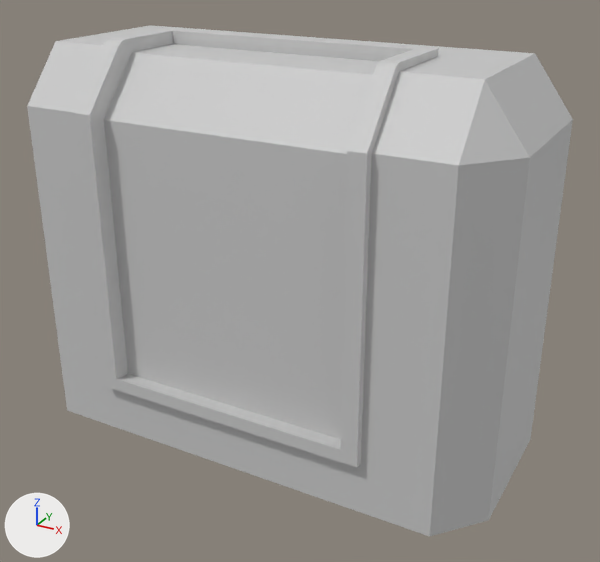
The FBX model MonKi/Assets/Models/Scenery/Others/Servidor.fbx: old version first, new version second.
Both versions are drawn from a 50 mm camera at (16.07, -3.38, 2.58) aimed at (14.21, 0.0, 0.9). Arrows for +X, +Y and +Z are at lower left; the lights stay in place. Where no turn or scale is listed for an object, it has been applied to the vertices.

In view in the first picture: 'Servidor'.
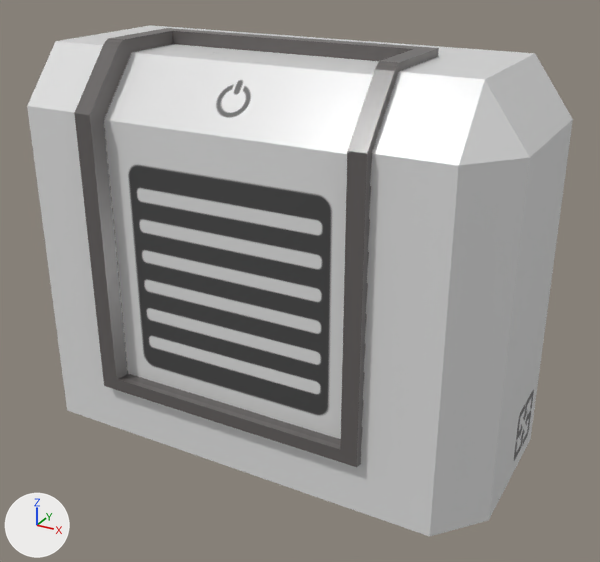
The newer file is also turned or shifted as a whole; pictures and numbers use the older file's frame.

Boxes (x1, y1, x2, y2) around the edits, measured in the pictures (600 x 562 px):
'Servidor', recoloured: (27, 25, 573, 536) in both

What changed in the scene script:
```text
Add img_servidor_defaultmaterial_roughness_png:
    img_servidor_defaultmaterial_roughness_png = load_image('Servidor_DefaultMaterial_Roughness.png', '../Texturas/Servidor_DefaultMaterial_Roughness.png', 1024, 1024, 'Non-Color')
Add img_servidor_defaultmaterial_normal_png:
    img_servidor_defaultmaterial_normal_png = load_image('Servidor_DefaultMaterial_Normal.png', '../Texturas/Servidor_DefaultMaterial_Normal.png', 1024, 1024, 'Non-Color')
Add img_servidor_defaultmaterial_basecolor_png:
    img_servidor_defaultmaterial_basecolor_png = load_image('Servidor_DefaultMaterial_BaseColor.png', '../Texturas/Servidor_DefaultMaterial_BaseColor.png', 1024, 1024, 'sRGB')
Add img_servidor_defaultmaterial_metallic_png:
    img_servidor_defaultmaterial_metallic_png = load_image('Servidor_DefaultMaterial_Metallic.png', '../Texturas/Servidor_DefaultMaterial_Metallic.png', 1024, 1024, 'Non-Color')
Add mat_defautmaterioal:
    mat_defautmaterioal = bpy.data.materials.new('DefautMaterioal')
    # uses the picture img_servidor_defaultmaterial_basecolor_png
    # uses the picture img_servidor_defaultmaterial_metallic_png
    # uses the picture img_servidor_defaultmaterial_normal_png
    # uses the picture img_servidor_defaultmaterial_roughness_png
Change me_servidor:
    where me_servidor.from_pydata(...)  # 190 vertices, 376 faces; spans x -1.29..1.29, y -0.52..0.5, z -1.0..1.04
    remove me_servidor.materials.append(mat_defaultmaterial)  # light grey #cbcbcb
    add me_servidor.materials.append(mat_defautmaterioal)
```
